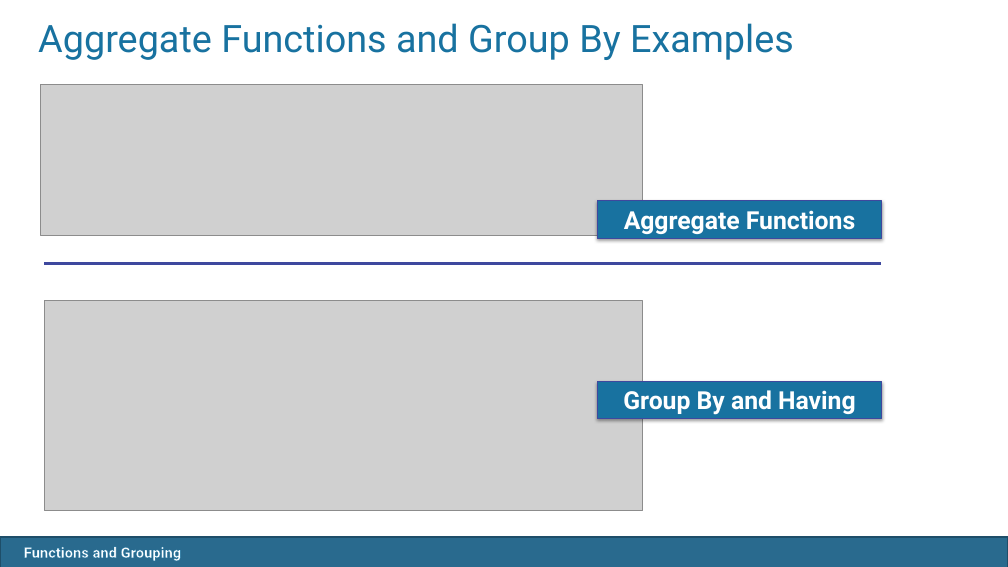
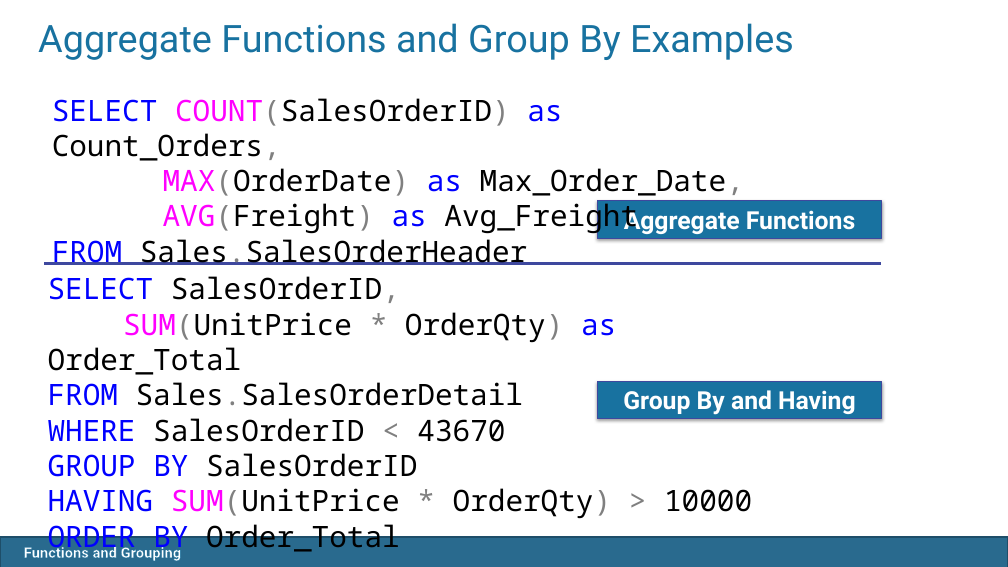
Before and after one commit to SQLMCT/SQL_Query_Writing, a slide deck: slide 7 of 05_Functions_and_Grouping.pptx. Drawn at 1008x567 pixels with LibreOffice and Linux fonts; fonts in the diff are those of the drawing; grey boxes stand for pictures; background and template pictures are left out. Boxes give left, top, right and bottom in pixels: in the first picture for what was removed or moved away, otherwise in the second. Text is boxed around its words. In the diff, an @@ line names an element or a change of style, - is before the commit and + after.

```diff
--- a/05_Functions_and_Grouping.pptx
+++ b/05_Functions_and_Grouping.pptx
@@ picture removed at (x1=40, y1=85, x2=643, y2=235) @@
@@ text added at (x1=52, y1=98, x2=744, y2=265), 28 pt, text #000000 @@
+SELECT COUNT(SalesOrderID) as Count_Orders,
+MAX(OrderDate) as Max_Order_Date,
+AVG(Freight) as Avg_Freight
+FROM Sales.SalesOrderHeader
@@ text added at (x1=48, y1=276, x2=752, y2=555), 28 pt, text #000000 @@
+SELECT SalesOrderID,
+SUM(UnitPrice * OrderQty) as Order_Total
+FROM Sales.SalesOrderDetail
+WHERE SalesOrderID < 43670
+GROUP BY SalesOrderID
+HAVING SUM(UnitPrice * OrderQty) > 10000
+ORDER BY Order_Total
@@ picture removed at (x1=45, y1=301, x2=643, y2=511) @@
```
Also in this commit, not shown: 1 other slide changed, 4 other files.
